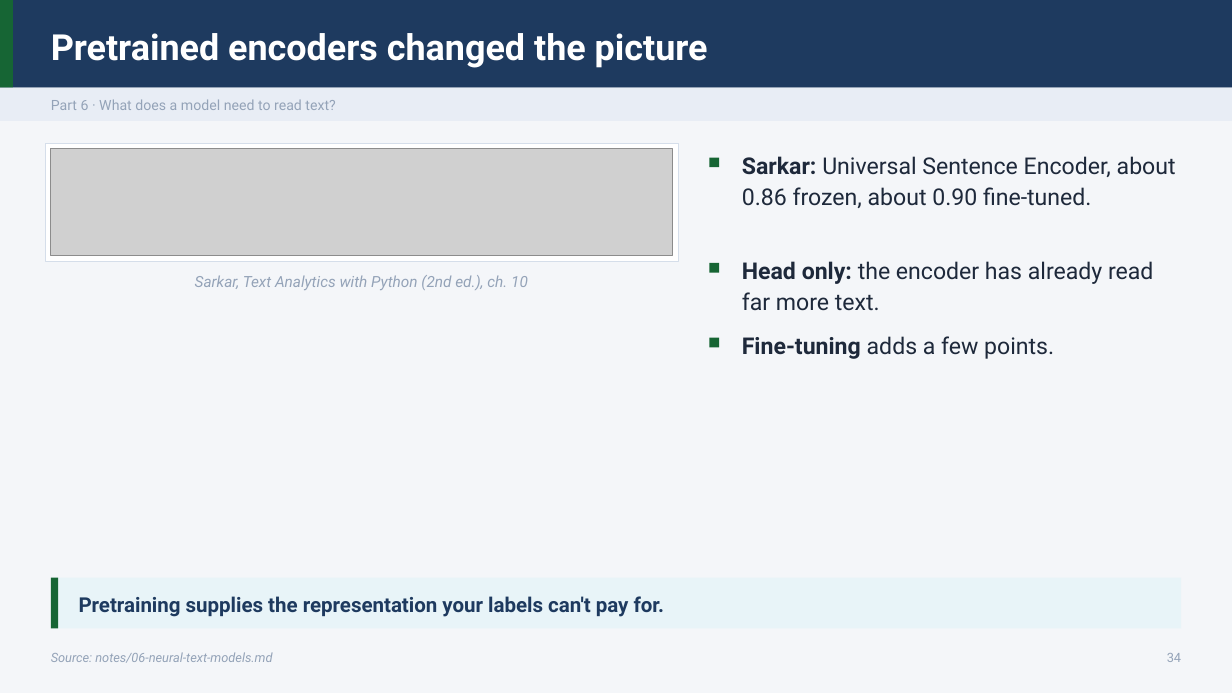
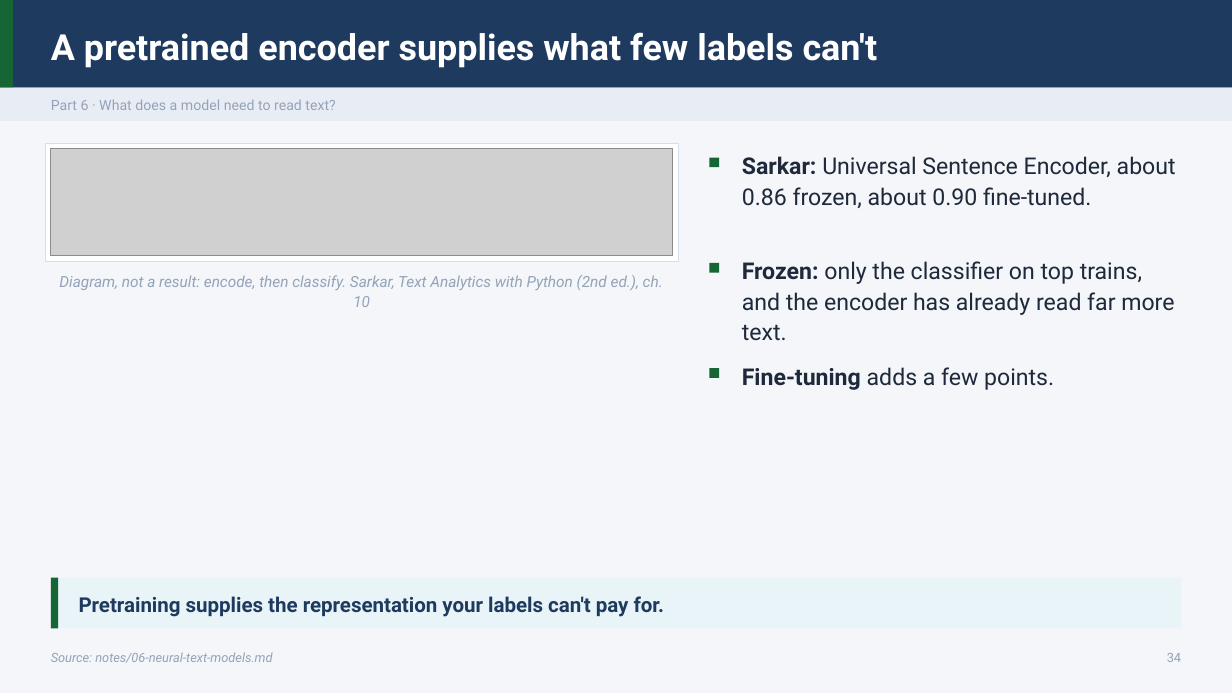
Before and after one commit to ramseywise/learn-ai-engineering, a slide deck: slide 34 of data-science/02-deep-learning/slides/deep-learning.pptx. Drawn at 1232x693 pixels with LibreOffice and Linux fonts; fonts in the diff are those of the drawing; grey boxes stand for pictures. Boxes give left, top, right and bottom in pixels: in the first picture for what was removed or moved away, otherwise in the second. Text is boxed around its words. In the diff, an @@ line names an element or a change of style, - is before the commit and + after.

```diff
--- a/data-science/02-deep-learning/slides/deep-learning.pptx
+++ b/data-science/02-deep-learning/slides/deep-learning.pptx
@@ text at box(51, 32, 878, 68): text changed @@
-Pretrained encoders changed the picture
+A pretrained encoder supplies what few labels can't
@@ text at box(742, 261, 1174, 340): text changed @@
-Head only: the encoder has already read far more text.
+Frozen: only the classifier on top trains, and the encoder has already read far more text.
@@ text at box(59, 275, 663, 307): text changed @@
-Sarkar, Text Analytics with Python (2nd ed.), ch. 10
+Diagram, not a result: encode, then classify. Sarkar, Text Analytics with Python (2nd ed.), ch. 10
@@ rectangle: place and size @@
-rectangle at box(710, 337, 719, 347)
+rectangle at box(710, 368, 719, 377)
@@ text "Fine-tuning adds a few points.": place and size @@
-text "Fine-tuning adds a few points." at box(742, 336, 1054, 359)
+text "Fine-tuning adds a few points." at box(742, 367, 1054, 390)
```
Also in this commit, not shown: 24 other slides changed, 18 other files.
